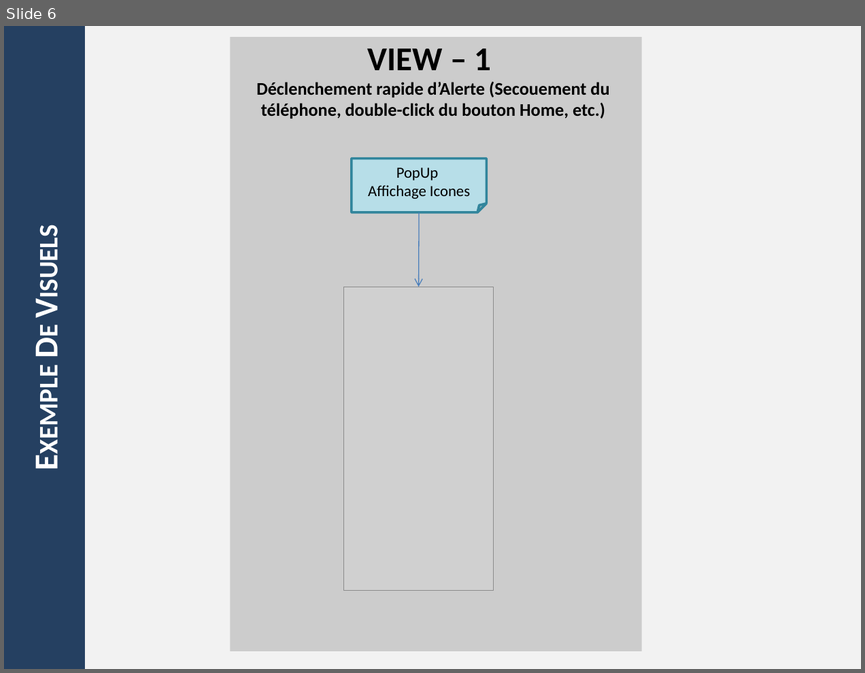
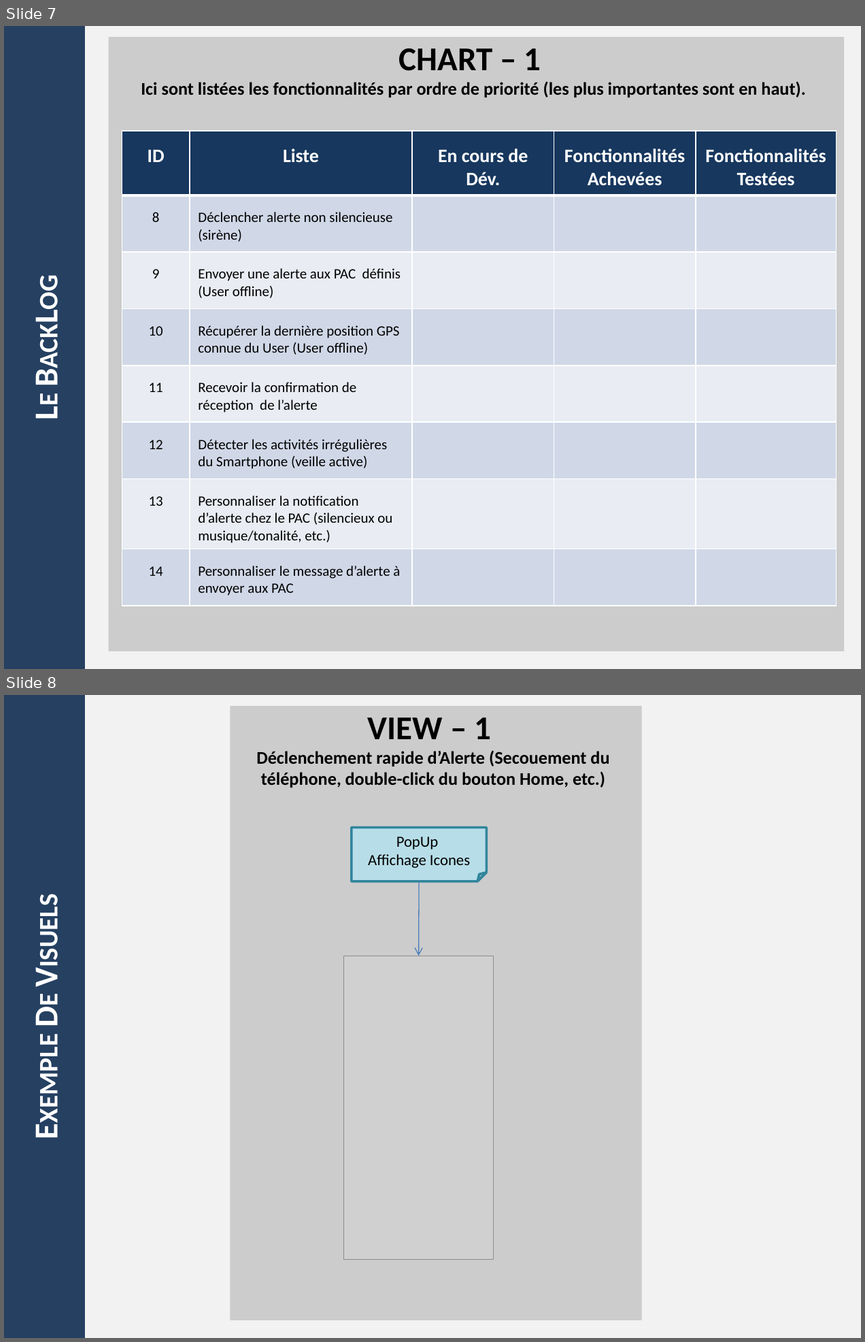
Before and after one commit to SadioD/guineaAlert, a slide deck: useCase_ppt.pptx. Shown one above the other, each under a label of ours: slide 6 before the commit, slides 7 and 8 after it. The pictures are 865x673 and 865x1342 pixels, drawn with LibreOffice and Linux fonts; fonts in the diff are those of the drawing; grey boxes stand for pictures. Boxes give left, top, right and bottom in pixels: in the first picture for what was removed or moved away, otherwise in the second. Text is boxed around its words. In the diff, an @@ line names an element or a change of style, - is before the commit and + after.

Commit message:
Boy j'ai rajouté le backlog dans le ppt et la liste des principales pages de l'App dans le doc.

```diff
--- a/useCase_ppt.pptx
+++ b/useCase_ppt.pptx
@@ slide 7 added at bbox=[4, 26, 861, 669], background #F2F2F2 @@
@@ rectangle added at bbox=[4, 26, 84, 669], fill #254061, 28 pt, text #FFFFFF, bold, small capitals @@
+Le BackLog
@@ rectangle added at bbox=[109, 37, 844, 652], fill #BFBFBF at 74% opacity, 15 pt, text #000000, bold @@
+CHART – 1
+Ici sont listées les fonctionnalités par ordre de priorité (les plus importantes sont en haut).
@@ table added at bbox=[122, 131, 836, 603], 8 rows, 5 columns @@
+ID | Liste | En cours de Dév. | Fonctionnalités Achevées | Fonctionnalités Testées
+8 | Déclencher alerte non silencieuse (sirène) |  |  | 
+9 | Envoyer une alerte aux PAC définis (User offline) |  |  | 
+10 | Récupérer la dernière position GPS connue du User (User offline) |  |  | 
+11 | Recevoir la confirmation de réception de l’alerte |  |  | 
+12 | Détecter les activités irrégulières du Smartphone (veille active) |  |  | 
+13 | Personnaliser la notification d’alerte chez le PAC (silencieux ou musique/tonalité, etc.) |  |  | 
+14 | Personnaliser le message d’alerte à envoyer aux PAC |  |  | 
@@ what was slide 6 is now slide 8 @@
```
Also in this commit, not shown: 2 slides changed, 1 other slide added, 1 other file.
